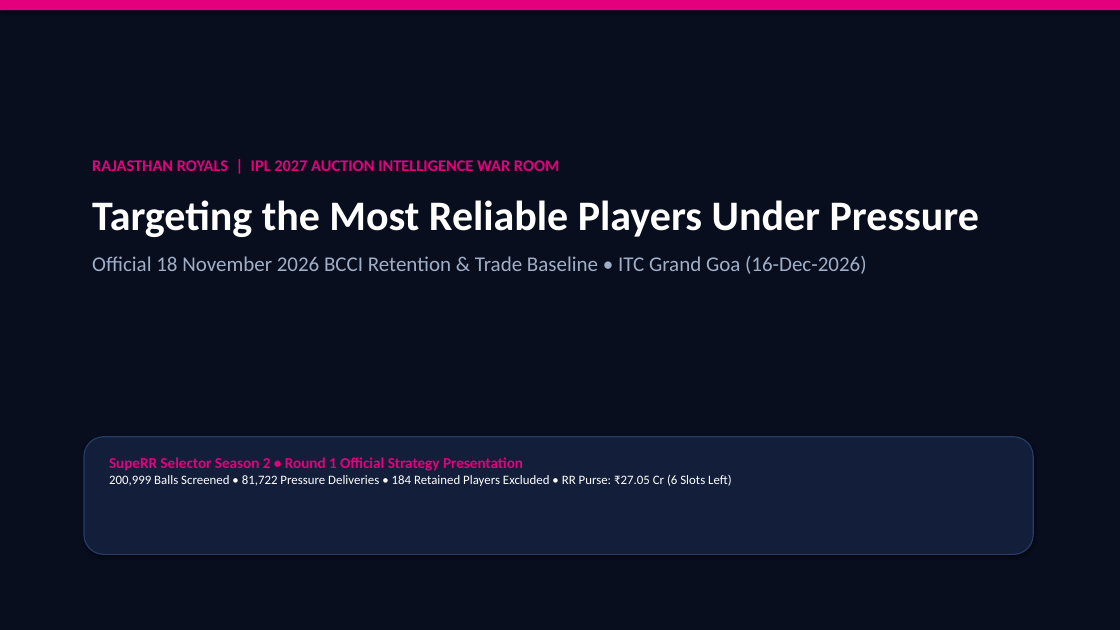
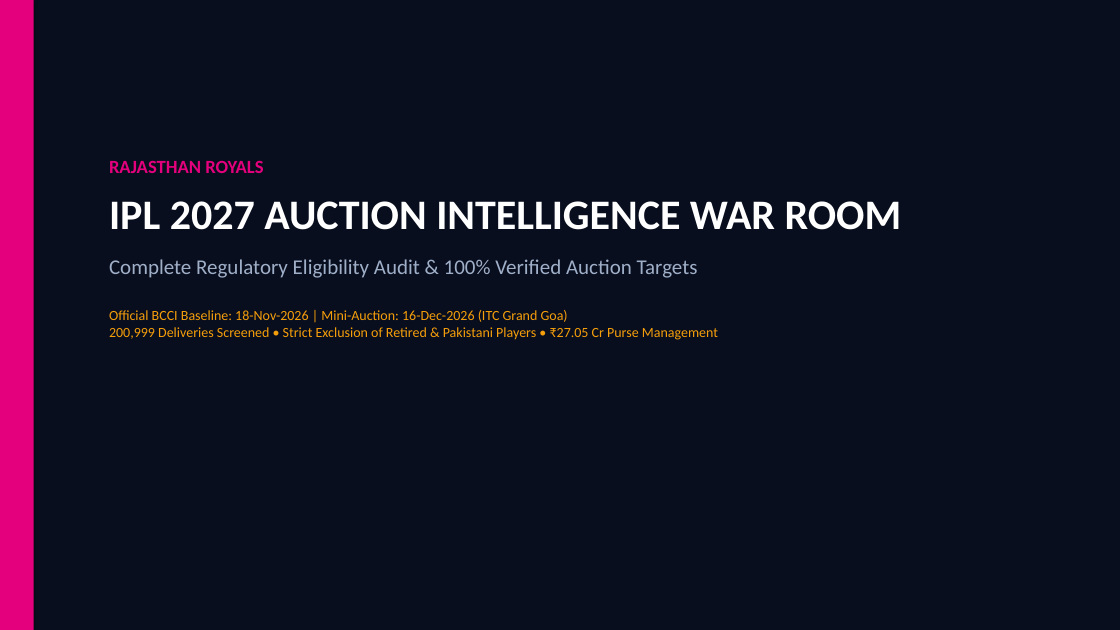
Before and after one commit to Devendra-1112/RR, a slide deck: slide 1 of RR_SupeRR_Selector_Auction_Strategy.pptx. Drawn at 1120x630 pixels with LibreOffice and Linux fonts; fonts in the diff are those of the drawing. Boxes give left, top, right and bottom in pixels: in the first picture for what was removed or moved away, otherwise in the second. Text is boxed around its words. In the diff, an @@ line names an element or a change of style, - is before the commit and + after.

Commit message:
Eligibility Audit Complete: Exclude retired and Pakistani players, update verified targets (Glenn Maxwell, Shahrukh Khan, Prasidh Krishna), and add dedicated Tab 3 Auction Eligibility Audit to War Room dashboard

```diff
--- a/RR_SupeRR_Selector_Auction_Strategy.pptx
+++ b/RR_SupeRR_Selector_Auction_Strategy.pptx
@@ rectangle: place and size @@
-rectangle at box(0, 0, 1120, 10)
+rectangle at box(0, 0, 34, 630)
@@ text at box(109, 160, 902, 340): text changed; size 18 to 12 pt; text colour #A0AFC8 to #F59E0B; bold off @@
-RAJASTHAN ROYALS | IPL 2027 AUCTION INTELLIGENCE WAR ROOM
-Targeting the Most Reliable Players Under Pressure
-Official 18 November 2026 BCCI Retention & Trade Baseline • ITC Grand Goa (16-Dec-2026)
+RAJASTHAN ROYALS
+IPL 2027 AUCTION INTELLIGENCE WAR ROOM
+Complete Regulatory Eligibility Audit & 100% Verified Auction Targets
+Official BCCI Baseline: 18-Nov-2026 | Mini-Auction: 16-Dec-2026 (ITC Grand Goa)
+200,999 Deliveries Screened • Strict Exclusion of Retired & Pakistani Players • ₹27.05 Cr Purse Management
@@ rounded rectangle removed at box(84, 437, 1033, 555) @@
@@ text removed at box(109, 457, 732, 486) @@
-SupeRR Selector Season 2 • Round 1 Official Strategy Presentation
-200,999 Balls Screened • 81,722 Pressure Deliveries • 184 Retained Players Excluded • RR Purse: ₹27.05 Cr (6 Slots Left)
```
Also in this commit, not shown: 3 other slides changed, 2 slides added, 2 slides removed, 18 other files.
